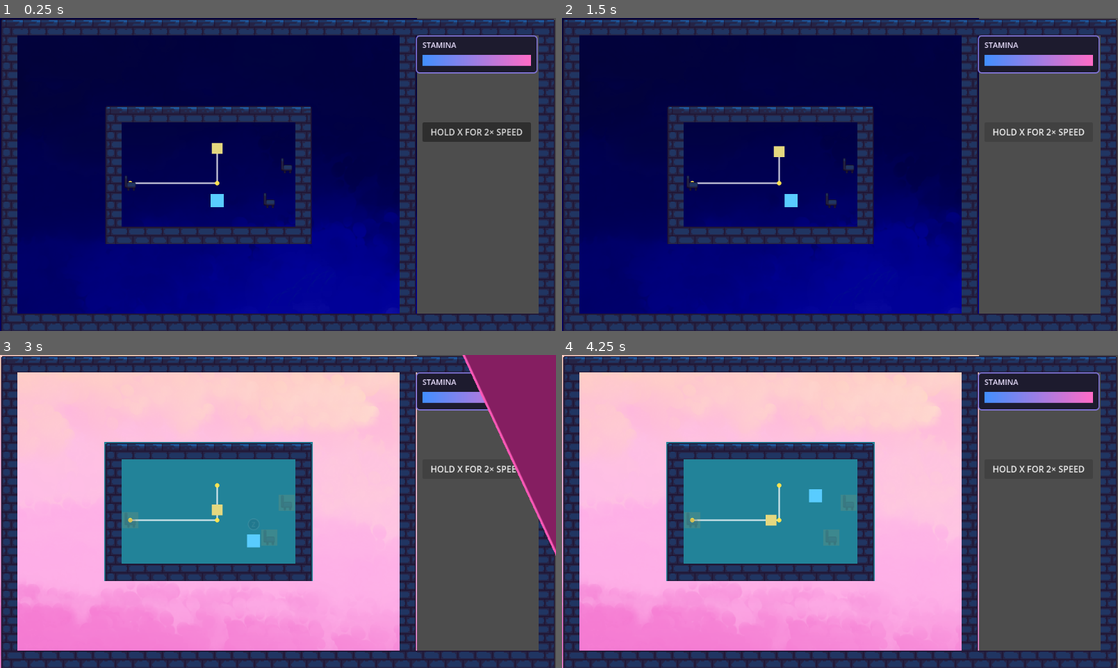
Above: before the commit, frames 1-4 (two rows, left to right).
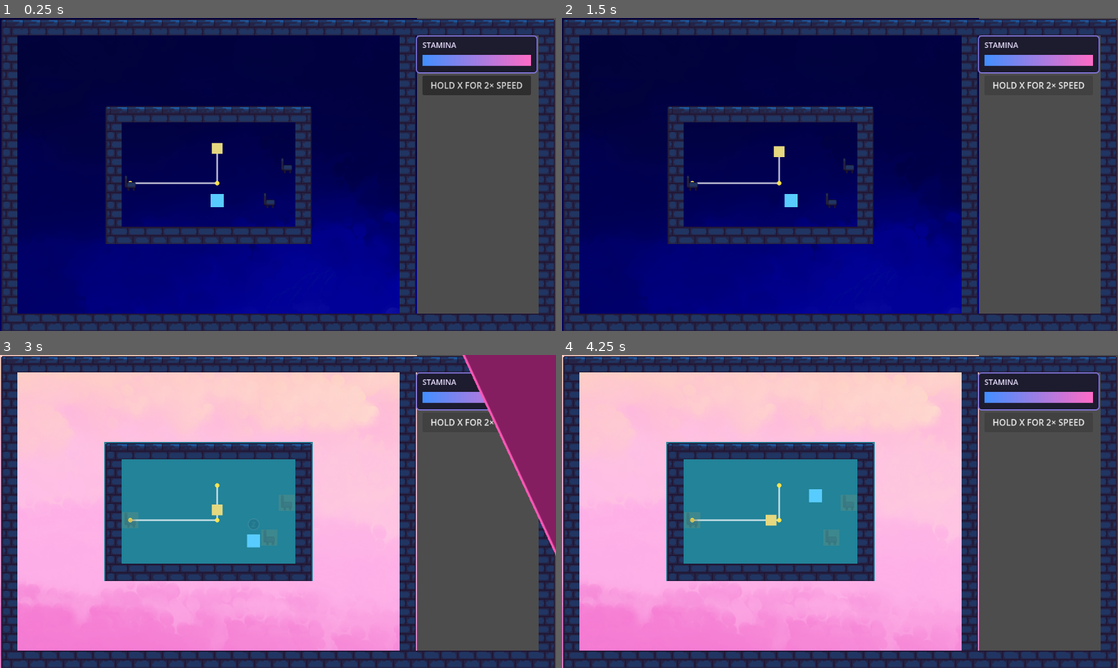
Above: after the commit, the same moments.

Repository: ConanY123/Game-Jam-Drift-MICK
Game: Godot game, scene res://scenes/levels/level-0.tscn
The game is run twice, just before and just after one commit, with the same random seed, the same clock (stepped at 60 frames per second) and the same inputs.
Inputs:
- Up to frame 1 (0.25 s): no input
- Up to frame 2 (1.5 s): click "HOLD X FOR 2× SPEED" at 0.5 s; tap Enter at 1.25 s; hold D (move_right) from 1.28 s (still down); hold Z (interact) from 1.28 s (still down)
- Up to frame 3 (3 s): tap Space at 1.52, 2.27 s; release D (move_right) at 2.03 s; release Z (interact) at 2.03 s; hold S (move_down) 2.03-2.78 s; tap C (switch_realm) at 2.1 s; hold D (move_right) from 2.78 s (still down); tap R at 2.85 s
- Up to frame 4 (4.25 s): tap Space at 3.5, 3.77 s; release D (move_right) at 3.53 s; hold W (move_up) from 3.53 s (still down); tap X at 3.6 s

The runs differ from the first frame. In frame 1, 2.3% of the frame differs, in the area x 76-96%, y 18-40%; in frame 2, 0.3%; in frame 3, 0.3%; in frame 4, 0.3%.

Commit message:
ui adjustment

Diff:
--- a/scenes/ui/stamina_bar.tscn
+++ b/scenes/ui/stamina_bar.tscn
@@ -64,10 +64,10 @@
 expand_mode = 1
 
 [node name="SpeedButton" type="Button" parent="." unique_id=1987125301]
-anchors_preset = -1
-layout_mode = 0
-offset_left = 780.0
-offset_top = 192.0
-offset_right = 980.0
-offset_bottom = 228.0
+offset_left = 770.0
+offset_top = 96.0
+offset_right = 970.0
+offset_bottom = 132.0
+offset_transform_enabled = true
+offset_transform_position = Vector2(10, 10)
 text = "HOLD X FOR 2× SPEED"
Not shown: 1 places in scenes/ui/stamina_bar.tscn that only renumber resources
